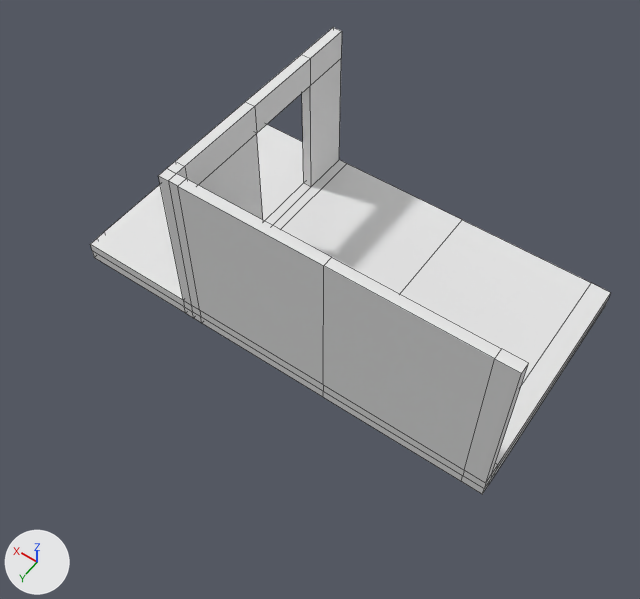
An edit to the Blender file dae/guy-one-studio/studio.blend, drawn before and after from the same camera.
Both versions are drawn from a 50 mm camera at (-12.0, 23.0, 32.6) aimed at (1.9, 3.5, 2.0). The lights are fixed; the arrows at lower left show +X, +Y and +Z. Mesh edges are drawn as thin lines.

The first picture shows 'shell'.
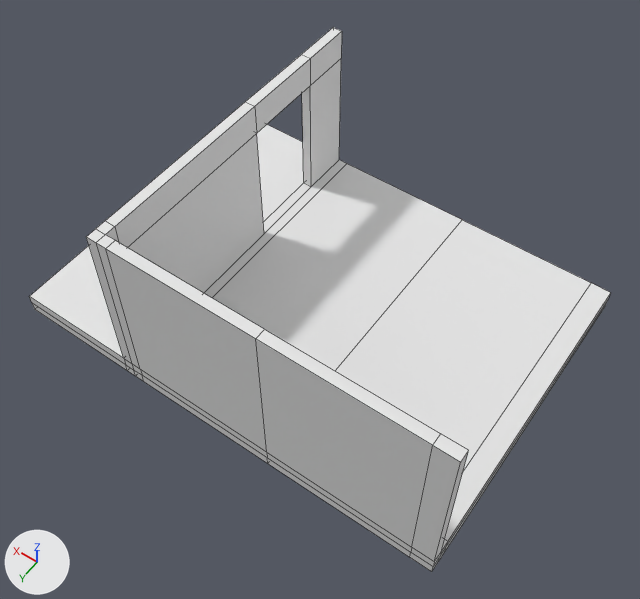
Location of each change, [x1, y1, x2, y2] in pixels of the pictures (640 x 599 px; the box of a moved part takes in the faces that stretch with it):
'shell', reshaped (12% wider, 17% taller)
    before: [90, 27, 611, 494]
    after: [29, 27, 611, 572]
part 1 of me_shell_geo, moved or reshaped
    before: [158, 159, 532, 494]
    after: [86, 159, 532, 572]
part 2 of me_shell_geo, moved or reshaped
    before: [90, 124, 304, 313]
    after: [29, 124, 304, 370]

The edits, one by one:
me_shell_geo is used by ob_shell; location (0.0, 0.0, 0.0).
me_shell_geo had 104 vertices, 96 faces and spanned x -8.0..14.0, y -6.0..6.0, z -1.0..8.0.
me_shell_geo now has 104 vertices, 96 faces and spans x -8.0..14.0, y -6.0..10.0, z -1.0..8.0.
me_shell_geo part 1: 48 of the vertices in x -8.0..8.0, y 5.0..6.0, z -1.0..8.0 are moved by (0.0, 4.0, 0.0).
me_shell_geo part 2: 3 of the vertices in x 14.0, y 6.0, z -1.0..0.0 are moved by (0.0, 4.0, 0.0).
